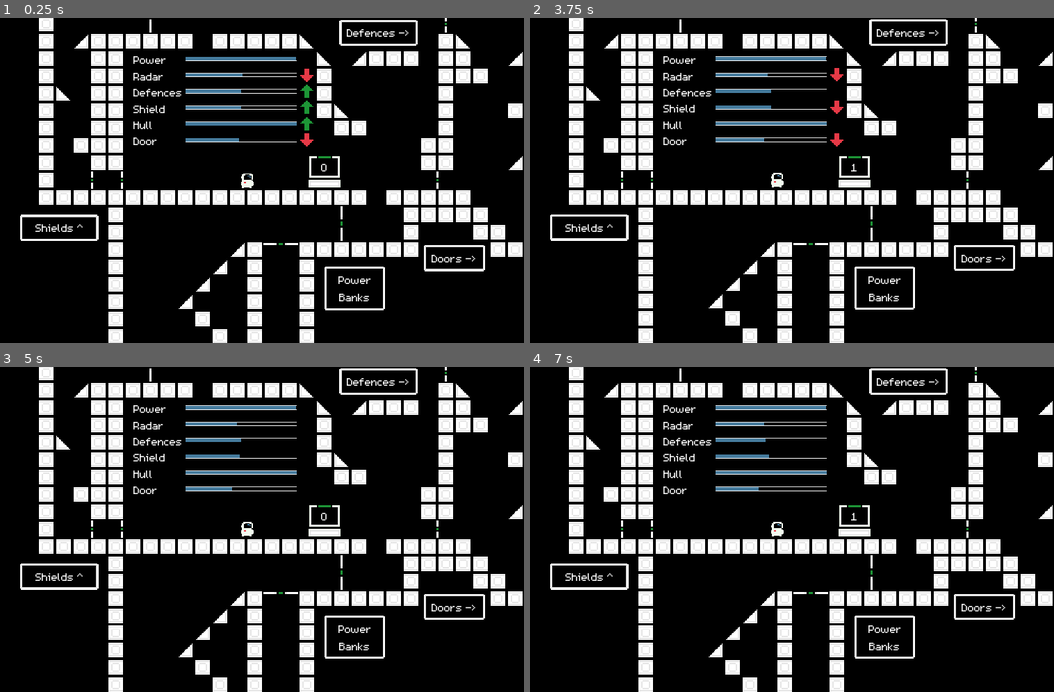
Above: before the commit, frames 1-4 (two rows, left to right).
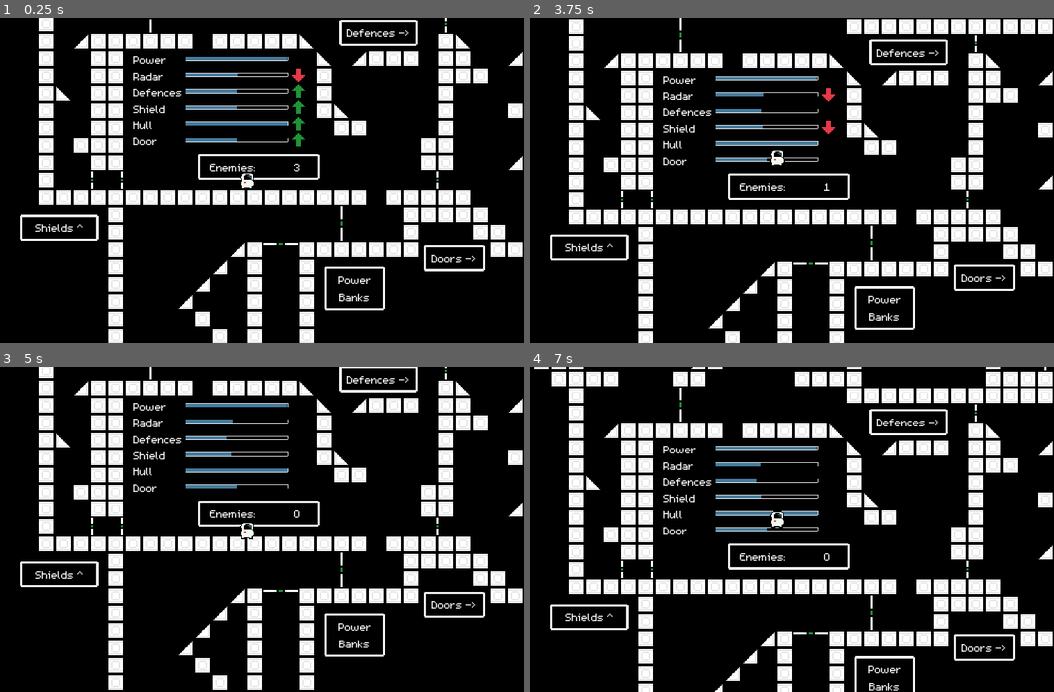
Above: after the commit, the same moments.

Repository: Lasenist/LasenGMTK2020
Game: Godot game, scene res://play_map.tscn
Same seed, same stepped clock (60 frames per second), same inputs: the game is played once before the commit and once after it.
Inputs:
- Up to frame 1 (0.25 s): no input
- Up to frame 2 (3.75 s): tap Enter at 2.75 s; tap Space at 3.5 s
- Up to frame 3 (5 s): no input
- Up to frame 4 (7 s): tap Enter at 5.75 s; tap Space at 6.5 s

The runs differ from the first frame. In frame 1, 1.2% of the frame differs, in the area x 37-65%, y 11-53%; in frame 2, 27%; in frame 3, 15%; in frame 4, 30%, in the area x 0-100%, y 0-100%.

Commit message:
Radar allows defence to do double damage. Doors take power on use. Scale up enemy numbers

Diff:
--- a/play_map.tscn
+++ b/play_map.tscn
@@ -8,8 +8,8 @@
 [ext_resource path="res://scenes/take_lever.tscn" type="PackedScene" id=6]
 [ext_resource path="res://scenes/radar.tscn" type="PackedScene" id=7]
 [ext_resource path="res://scenes/display_panel.tscn" type="PackedScene" id=8]
-[ext_resource path="res://scenes/give_timer.tscn" type="PackedScene" id=9]
-[ext_resource path="res://scenes/take_timer.tscn" type="PackedScene" id=10]
+[ext_resource path="res://scenes/enemies_arriving_timer.tscn" type="PackedScene" id=9]
+[ext_resource path="res://scenes/defence_guns_shooting.tscn" type="PackedScene" id=10]
 [ext_resource path="res://scenes/enemies_attacking_timer.tscn" type="PackedScene" id=11]
 [ext_resource path="res://scenes/resource_list.tscn" type="PackedScene" id=12]
 
@@ -23,12 +23,11 @@
 
 var resource_names = [ \"power\", \"oxygen\", \"hull\", \"doorpower\", \"warpcore\", \"shields\", \"radar\", \"enemies\", \"crew\", \"defences\" ]
 var resouce_starting_values = { \"power\": 100, \"oxygen\": 100, \"hull\": 100, \"doorpower\" : 50, \"shields\": 50, \"radar\": 50, \"crew\": 1500,
-								\"defences\": 50}
+								\"defences\": 50, \"enemies\": 3}
 var resource_values = {}
 
 # Called when the node enters the scene tree for the first time.
 func _ready():
-
 	for resource in resource_names :
 		if resouce_starting_values.has(resource) :
 			resource_values[resource] = resouce_starting_values[resource]
@@ -46,6 +45,10 @@
 
 	for resource in resource_names :
 		_update_resouce_ui(resource)
+
+func _process(delta):
+	if Input.is_action_pressed(\"reset\") :
+		get_tree().reload_current_scene()
 
 func _set_resource(name, amount):
 	resource_values[name] = amount
@@ -64,6 +67,10 @@
 			_set_resource(name, resource_amount)
 			_update_resouce_ui(name)
 			return true
+		elif name == \"enemies\" || name == \"shields\" || name == \"hull\" :
+			resource_amount = 0
+			_set_resource(name, resource_amount)
+			_update_resouce_ui(name)
 		else:
 			return false
 	else :
@@ -148,7 +155,11 @@
 margin_bottom = 504.0
 Name = "Door"
 
-[node name="VBoxContainer" parent="Control" instance=ExtResource( 12 )]
+[node name="resource_list" parent="Control" instance=ExtResource( 12 )]
+margin_left = 344.0
+margin_top = 376.0
+margin_right = 456.0
+margin_bottom = 448.0
 
 [node name="PowerBar2" parent="Control" groups=[
 "powerbar",
@@ -337,6 +348,7 @@
 rotation = -1.5708
 
 [node name="radar" parent="objects" instance=ExtResource( 7 )]
+visible = false
 position = Vector2( 520, 496 )
 z_index = -1
 
@@ -431,20 +443,13 @@
 take_resource_name = "power"
 give_resource_name = "hull"
 
-[node name="enemies_arriving" parent="." instance=ExtResource( 9 )]
-wait_time = 3.0
-give_resource_name = "enemies"
-RESOURCE_ON_TIMER = 1
-
-[node name="guns_destroying_enemies" parent="." groups=[
-"reduce_resource",
-"take_resource",
-] instance=ExtResource( 10 )]
-wait_time = 5.0
-
 [node name="enemies_attacking_timer" parent="." instance=ExtResource( 11 )]
 autostart = true
 
 [node name="update_display_timer" type="Timer" parent="."]
 autostart = true
+
+[node name="enemies_arriving_timer" parent="." instance=ExtResource( 9 )]
+
+[node name="defence_guns_shooting" parent="." instance=ExtResource( 10 )]
 [connection signal="timeout" from="update_display_timer" to="." method="_on_update_display_timer_timeout"]
--- a/project.godot
+++ b/project.godot
@@ -67,6 +67,7 @@
 jump={
 "deadzone": 0.5,
 "events": [ Object(InputEventKey,"resource_local_to_scene":false,"resource_name":"","device":0,"alt":false,"shift":false,"control":false,"meta":false,"command":false,"pressed":false,"scancode":87,"unicode":0,"echo":false,"script":null)
+, Object(InputEventKey,"resource_local_to_scene":false,"resource_name":"","device":0,"alt":false,"shift":false,"control":false,"meta":false,"command":false,"pressed":false,"scancode":32,"unicode":0,"echo":false,"script":null)
  ]
 }
 interact={
@@ -78,6 +79,12 @@
 show_resource={
 "deadzone": 0.5,
 "events": [ Object(InputEventKey,"resource_local_to_scene":false,"resource_name":"","device":0,"alt":false,"shift":false,"control":false,"meta":false,"command":false,"pressed":false,"scancode":81,"unicode":0,"echo":false,"script":null)
+, Object(InputEventMouseButton,"resource_local_to_scene":false,"resource_name":"","device":0,"alt":false,"shift":false,"control":false,"meta":false,"command":false,"button_mask":0,"position":Vector2( 0, 0 ),"global_position":Vector2( 0, 0 ),"factor":1.0,"button_index":2,"pressed":false,"doubleclick":false,"script":null)
+ ]
+}
+reset={
+"deadzone": 0.5,
+"events": [ Object(InputEventKey,"resource_local_to_scene":false,"resource_name":"","device":0,"alt":false,"shift":false,"control":false,"meta":false,"command":false,"pressed":false,"scancode":82,"unicode":0,"echo":false,"script":null)
  ]
 }
 
--- /dev/null
+++ b/scenes/defence_guns_shooting.tscn
@@ -0,0 +1,88 @@
+[gd_scene load_steps=3 format=2]
+
+[sub_resource type="GDScript" id=1]
+script/source = "extends Timer
+
+
+signal take_resource
+signal reduce_resource
+
+export var TAKE_RESOURCE_A_SECOND = 1
+export var REDUCE_RESOURCE_A_SECOND = 1
+
+export var take_resource_name = \"defence\"
+export var reduce_resource_name = \"enemies\"
+export var is_on : bool
+
+var is_powered_to_reduce_resource = false
+var try_take_resouce = false
+
+var enemy_count
+
+func give_resource():
+	is_powered_to_reduce_resource = true
+
+func set_display(value):
+	enemy_count = value
+
+# Called every frame. 'delta' is the elapsed time since the previous frame.
+func _process(delta):
+
+	if try_take_resouce :
+		var resource_used = TAKE_RESOURCE_A_SECOND
+		emit_signal(\"take_resource\", self, take_resource_name, resource_used)
+		try_take_resouce = false
+
+	if is_powered_to_reduce_resource :
+		var resource_amount_to_take = REDUCE_RESOURCE_A_SECOND
+		var radar_value = $radar_value.value
+		if radar_value > 0 :
+			resource_amount_to_take = REDUCE_RESOURCE_A_SECOND * 2
+
+		emit_signal(\"reduce_resource\", reduce_resource_name, resource_amount_to_take)
+		is_powered_to_reduce_resource = false
+
+
+func _on_take_timer_timeout():
+	if enemy_count > 0 :
+		try_take_resouce = true
+"
+
+[sub_resource type="GDScript" id=2]
+script/source = "extends Node
+
+
+# Declare member variables here. Examples:
+# var a = 2
+# var b = \"text\"
+
+
+
+var value = 0
+
+
+func set_display(value) :
+	self.value = value
+
+# Called every frame. 'delta' is the elapsed time since the previous frame.
+#func _process(delta):
+#	pass
+"
+
+[node name="defence_guns_shooting" type="Timer" groups=[
+"enemiesdisplay",
+"reduce_resource",
+"take_resource",
+]]
+wait_time = 2.0
+autostart = true
+script = SubResource( 1 )
+TAKE_RESOURCE_A_SECOND = 5
+take_resource_name = "defences"
+is_on = true
+
+[node name="radar_value" type="Node" parent="." groups=[
+"radardisplay",
+]]
+script = SubResource( 2 )
+[connection signal="timeout" from="." to="." method="_on_take_timer_timeout"]
--- a/scenes/door.tscn
+++ b/scenes/door.tscn
@@ -48,9 +48,7 @@
 	if power_usage_cooldown >= 0:
 		power_usage_cooldown -= delta
 
-	if power_usage_cooldown <= 0:
-		if is_on :
-			_turn_off()
+	if power_usage_cooldown <= 0 && is_open && is_on :
 		emit_signal(\"take_resource\", self, \"doorpower\", POWER_USAGE * delta)
 
 	if open_cooldown >= 0 :
@@ -75,7 +73,8 @@
 
 func _turn_on():
 	is_on = true
-	$AnimatedSprite.play(\"on\")
+	if !is_open :
+		$AnimatedSprite.play(\"on\")
 
 func toggle():
 	if is_on :
@@ -85,7 +84,12 @@
 
 func give_resource():
 	power_usage_cooldown = POWERED_LENGTH
-	_turn_on()
+
+func set_display(value):
+	if value > 0 :
+		_turn_on()
+	else :
+		_turn_off()
 
 func _on_open_area_body_entered(body):
 	if body is TileMap :
@@ -149,6 +153,7 @@
 extents = Vector2( 6, 8 )
 
 [node name="door" type="StaticBody2D" groups=[
+"doorpowerdisplay",
 "take_resource",
 ]]
 collision_layer = 2
--- /dev/null
+++ b/scenes/enemies_arriving_timer.tscn
@@ -0,0 +1,35 @@
+[gd_scene load_steps=2 format=2]
+
+[sub_resource type="GDScript" id=1]
+script/source = "extends Timer
+
+signal give_resource
+
+export var give_resource_name : String
+export var RESOURCE_ON_TIMER = 5
+
+func _on_give_timer_timeout():
+	emit_signal(\"give_resource\", give_resource_name, RESOURCE_ON_TIMER)
+
+
+func _on_enemy_ramp_up_timer_timeout() :
+	if RESOURCE_ON_TIMER == 0 :
+		RESOURCE_ON_TIMER = 1
+	else :
+		RESOURCE_ON_TIMER *= 2
+"
+
+[node name="enemies_arriving_timer" type="Timer" groups=[
+"give_resource",
+]]
+wait_time = 30.0
+autostart = true
+script = SubResource( 1 )
+give_resource_name = "enemies"
+RESOURCE_ON_TIMER = 0
+
+[node name="enemy_ramp_up_timer" type="Timer" parent="."]
+wait_time = 90.0
+autostart = true
+[connection signal="timeout" from="." to="." method="_on_give_timer_timeout"]
+[connection signal="timeout" from="enemy_ramp_up_timer" to="." method="_on_enemy_ramp_up_timer_timeout"]
--- a/scenes/player.tscn
+++ b/scenes/player.tscn
@@ -164,11 +164,10 @@
 [node name="CanvasLayer" type="CanvasLayer" parent="."]
 
 [node name="NinePatchRect" type="NinePatchRect" parent="CanvasLayer"]
-visible = false
-margin_left = 143.379
-margin_top = 169.726
-margin_right = 390.379
-margin_bottom = 295.726
+margin_left = 143.0
+margin_top = 157.0
+margin_right = 390.0
+margin_bottom = 296.0
 texture = ExtResource( 3 )
 region_rect = Rect2( -0.033638, -0.0202694, 16.0336, 16.0203 )
 patch_margin_left = 2
@@ -182,12 +181,11 @@
 
 [node name="VBoxContainer" parent="CanvasLayer/NinePatchRect" instance=ExtResource( 2 )]
 anchor_top = 0.5
-anchor_right = 1.0
 anchor_bottom = 0.5
 margin_left = 15.0
-margin_top = -45.0
+margin_top = -57.5
 margin_right = -15.0
-margin_bottom = 45.0
+margin_bottom = 59.5
 
 [node name="game_over_screen" parent="CanvasLayer" instance=ExtResource( 4 )]
 anchor_left = 0.5
--- a/scenes/resource_list.tscn
+++ b/scenes/resource_list.tscn
@@ -1,6 +1,8 @@
-[gd_scene load_steps=3 format=2]
+[gd_scene load_steps=7 format=2]
 
 [ext_resource path="res://progress_bar.tscn" type="PackedScene" id=1]
+[ext_resource path="res://assets/fonts/m5x7.ttf" type="DynamicFontData" id=2]
+[ext_resource path="res://assets/panel.png" type="Texture" id=3]
 
 [sub_resource type="GDScript" id=1]
 script/source = "extends Control
@@ -35,85 +37,163 @@
 	$change_sign.set_display(end)
 "
 
-[node name="VBoxContainer" type="VBoxContainer"]
-margin_left = 344.0
-margin_top = 376.0
-margin_right = 504.0
-margin_bottom = 424.0
+[sub_resource type="DynamicFont" id=2]
+font_data = ExtResource( 2 )
+
+[sub_resource type="GDScript" id=3]
+script/source = "extends Label
+
+
+# Declare member variables here. Examples:
+# var a = 2
+# var b = \"text\"
+
+
+# Called when the node enters the scene tree for the first time.
+func _ready():
+	pass # Replace with function body.
+
+func set_display(value):
+	text = str(value)
+
+# Called every frame. 'delta' is the elapsed time since the previous frame.
+#func _process(delta):
+#	pass
+"
+
+[node name="Control" type="Control"]
+anchor_right = 1.0
+anchor_bottom = 1.0
+margin_right = -112.0
+margin_bottom = -148.0
+__meta__ = {
+"_edit_use_anchors_": false
+}
+
+[node name="VBoxContainer" type="VBoxContainer" parent="."]
+anchor_right = 1.0
+margin_bottom = 75.0
 custom_constants/separation = 15
 __meta__ = {
 "_edit_use_anchors_": false
 }
 
-[node name="PowerBar" parent="." groups=[
+[node name="PowerBar" parent="VBoxContainer" groups=[
 "powerbar",
 ] instance=ExtResource( 1 )]
-margin_right = 160.0
+margin_right = 400.0
 margin_bottom = 0.0
 script = SubResource( 1 )
 Name = "Power"
 
-[node name="OxygenBar" parent="." groups=[
+[node name="OxygenBar" parent="VBoxContainer" groups=[
 "oxygenbar",
 ] instance=ExtResource( 1 )]
 visible = false
 margin_top = 10.0
-margin_right = 160.0
+margin_right = 388.0
 margin_bottom = 10.0
 script = SubResource( 1 )
 Name = "Oxygen"
 
-[node name="RadarBar" parent="." groups=[
+[node name="RadarBar" parent="VBoxContainer" groups=[
 "radarbar",
 ] instance=ExtResource( 1 )]
 margin_top = 15.0
-margin_right = 160.0
+margin_right = 400.0
 margin_bottom = 15.0
 script = SubResource( 1 )
 Name = "Radar"
 
-[node name="DefencesBar" parent="." groups=[
+[node name="DefencesBar" parent="VBoxContainer" groups=[
 "defencesbar",
 ] instance=ExtResource( 1 )]
 margin_top = 30.0
-margin_right = 160.0
+margin_right = 400.0
 margin_bottom = 30.0
 script = SubResource( 1 )
 Name = "Defences"
 
-[node name="ShieldBar" parent="." groups=[
+[node name="ShieldBar" parent="VBoxContainer" groups=[
 "shieldsbar",
 ] instance=ExtResource( 1 )]
 margin_top = 45.0
-margin_right = 160.0
+margin_right = 400.0
 margin_bottom = 45.0
 script = SubResource( 1 )
 Name = "Shield"
 
-[node name="HullBar" parent="." groups=[
+[node name="HullBar" parent="VBoxContainer" groups=[
 "hullbar",
 ] instance=ExtResource( 1 )]
 margin_top = 60.0
-margin_right = 160.0
+margin_right = 400.0
 margin_bottom = 60.0
 script = SubResource( 1 )
 Name = "Hull"
 
-[node name="DoorBar" parent="." groups=[
+[node name="DoorBar" parent="VBoxContainer" groups=[
 "doorpowerbar",
 ] instance=ExtResource( 1 )]
 margin_top = 75.0
-margin_right = 160.0
+margin_right = 400.0
 margin_bottom = 75.0
 script = SubResource( 1 )
 Name = "Door"
 
-[node name="WarpcoreBar" parent="." groups=[
+[node name="WarpcoreBar" parent="VBoxContainer" groups=[
 "warpcorebar",
 ] instance=ExtResource( 1 )]
 visible = false
 margin_top = 90.0
-margin_right = 160.0
+margin_right = 388.0
 margin_bottom = 90.0
 script = SubResource( 1 )
 Name = "WARP"
+
+[node name="NinePatchRect2" type="NinePatchRect" parent="."]
+anchor_left = 0.5
+anchor_top = 1.0
+anchor_right = 0.5
+anchor_bottom = 1.0
+margin_left = -16.0
+margin_top = -24.0
+margin_right = 96.0
+texture = ExtResource( 3 )
+patch_margin_left = 2
+patch_margin_top = 2
+patch_margin_right = 2
+patch_margin_bottom = 2
+__meta__ = {
+"_edit_use_anchors_": false
+}
+
+[node name="Label2" type="Label" parent="NinePatchRect2"]
+anchor_top = 0.5
+anchor_bottom = 0.5
+margin_left = 11.0
+margin_top = -7.0
+margin_right = 48.0
+margin_bottom = 7.0
+custom_fonts/font = SubResource( 2 )
+text = "Enemies: "
+__meta__ = {
+"_edit_use_anchors_": false
+}
+
+[node name="Label3" type="Label" parent="NinePatchRect2" groups=[
+"enemiesdisplay",
+]]
+anchor_left = 1.0
+anchor_top = 0.5
+anchor_right = 1.0
+anchor_bottom = 0.5
+margin_left = -24.0
+margin_top = -7.0
+margin_bottom = 7.0
+custom_fonts/font = SubResource( 2 )
+text = "0"
+script = SubResource( 3 )
+__meta__ = {
+"_edit_use_anchors_": false
+}
Not shown, added: exports/favicon.png.import
Not shown: 3 places in scenes/radar.tscn that only renumber resources
Not shown, added: exports/favicon.png
Not shown, added: exports/game.zip
Not shown, added: exports/index.html
Not shown, added: exports/index.js
Not shown, added: exports/index.pck
Not shown, added: exports/index.png
Not shown, added: exports/index.wasm
